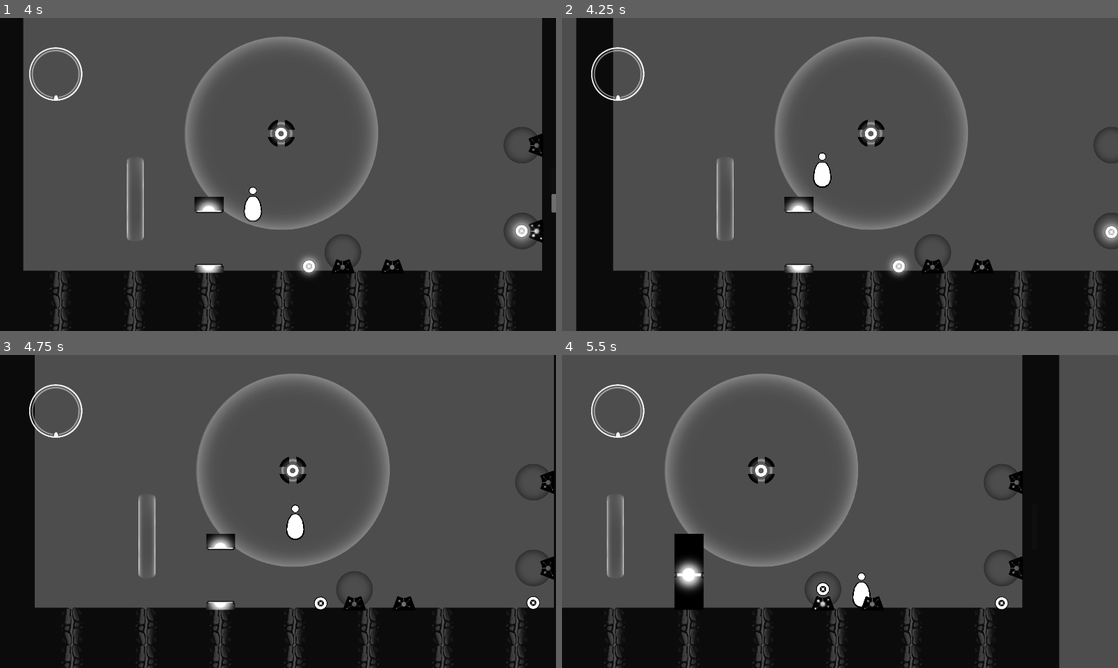
Above: before the commit, frames 1-4 (two rows, left to right).
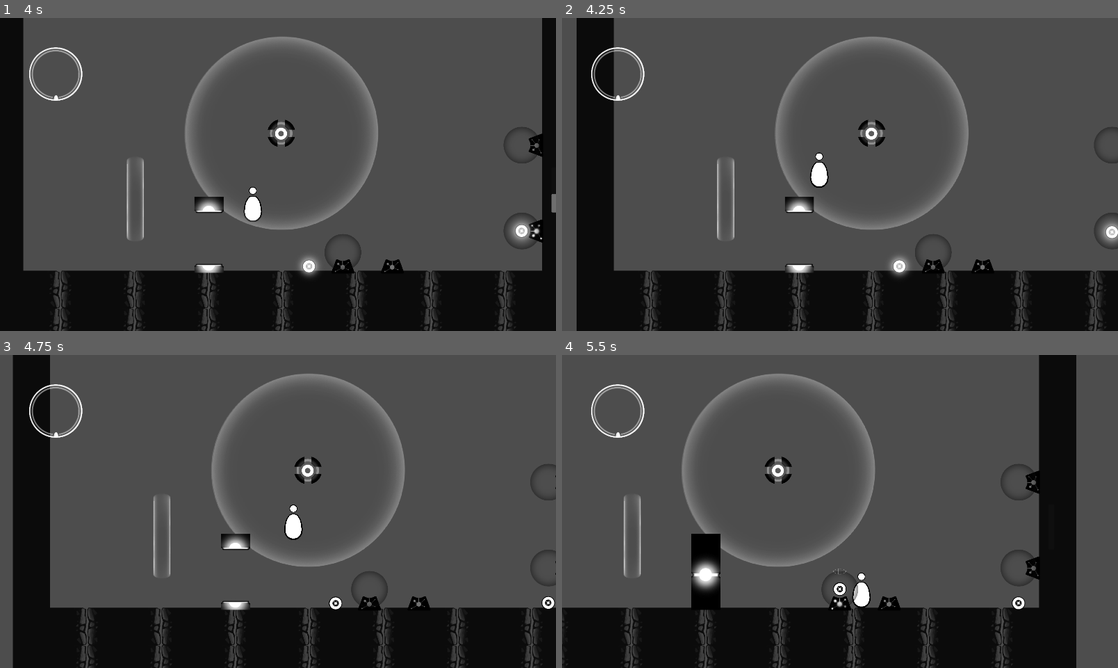
Above: after the commit, the same moments.

Repository: Lukko-Digital/upwell
Game: Godot game, scene res://src/levels/sandbox.tscn
Same seed, same stepped clock (60 frames per second), same inputs: the game is played once before the commit and once after it.
Inputs (mouse positions are in pixels of both pictures, inside the frame that each line leads up to):
- Up to frame 1 (4 s): move the mouse to (250, 237) at 0.52 s; hold E (interact) 0.53-1.28 s; hold D (right) 0.53-2.03 s; click (250, 237) at 0.67 s; tap Space (jump) at 0.77, 1.52, 3.02, 3.77 s; move the mouse to (444, 221) at 1.27 s; tap Shift (orbit) at 1.35 s; move the mouse to (111, 127) at 2.02 s; press the mouse at (111, 127) at 2.03 s; hold A (left) from 2.03 s (still down); move the mouse to (305, 174) at 2.77 s; release the mouse at (305, 174) at 2.78 s; tap E (interact) at 2.85 s; click (305, 174) at 2.92 s; move the mouse to (194, 96) at 3.52 s; hold Shift (orbit) from 3.53 s (still down)
- Up to frame 2 (4.25 s): keep holding A (left); keep holding Shift (orbit)
- Up to frame 3 (4.75 s): move the mouse to (400, 495) at 4.27 s; release A (left) at 4.28 s; release Shift (orbit) at 4.28 s; hold D (right) from 4.28 s (still down); click (400, 495) at 4.35 s; tap Space (jump) at 4.52 s
- Up to frame 4 (5.5 s): keep holding D (right); move the mouse to (728, 527) at 5.02 s; hold E (interact) from 5.03 s (still down); click (728, 527) at 5.17 s

Frame 1 is identical in both runs. In frame 2, 1.4% of the frame differs, in the area x 2-100%, y 0-100%; in frame 3, 14%; in frame 4, 16%, in the area x 0-93%, y 0-100%.

Commit message:
tweak door hitbox

Diff:
--- a/src/level_elements/powered_objects/door.tscn
+++ b/src/level_elements/powered_objects/door.tscn
@@ -3,13 +3,13 @@
 [ext_resource type="Script" path="res://src/powered_objects/door.gd" id="1_0nxxg"]
 [ext_resource type="Texture2D" uid="uid://sk76how7sexv" path="res://assets/mvp3_assets/door-sheet.png" id="1_3japl"]
 
-[sub_resource type="RectangleShape2D" id="RectangleShape2D_japgw"]
-size = Vector2(202, 281)
+[sub_resource type="RectangleShape2D" id="RectangleShape2D_m8d3s"]
+size = Vector2(198, 106)
 
-[sub_resource type="RectangleShape2D" id="RectangleShape2D_gud1v"]
-size = Vector2(202, 242)
+[sub_resource type="RectangleShape2D" id="RectangleShape2D_wsfjk"]
+size = Vector2(198, 520)
 
-[sub_resource type="Animation" id="Animation_063oh"]
+[sub_resource type="Animation" id="Animation_fg0ck"]
 resource_name = "closed"
 tracks/0/type = "value"
 tracks/0/imported = false
@@ -26,26 +26,26 @@
 tracks/1/type = "value"
 tracks/1/imported = false
 tracks/1/enabled = true
-tracks/1/path = NodePath("Top:position")
+tracks/1/path = NodePath("StaticBody2D/Open:disabled")
 tracks/1/interp = 1
 tracks/1/loop_wrap = true
 tracks/1/keys = {
 "times": PackedFloat32Array(0),
 "transitions": PackedFloat32Array(1),
-"update": 0,
-"values": [Vector2(0, 0)]
+"update": 1,
+"values": [true]
 }
 tracks/2/type = "value"
 tracks/2/imported = false
 tracks/2/enabled = true
-tracks/2/path = NodePath("Bottom:position")
+tracks/2/path = NodePath("StaticBody2D/Closed:disabled")
 tracks/2/interp = 1
 tracks/2/loop_wrap = true
 tracks/2/keys = {
 "times": PackedFloat32Array(0),
 "transitions": PackedFloat32Array(1),
-"update": 0,
-"values": [Vector2(0, 0)]
+"update": 1,
+"values": [false]
 }
 
 [sub_resource type="Animation" id="Animation_73gdw"]
@@ -65,31 +65,31 @@
 tracks/1/type = "value"
 tracks/1/imported = false
 tracks/1/enabled = true
-tracks/1/path = NodePath("Top:position")
+tracks/1/path = NodePath("StaticBody2D/Open:disabled")
 tracks/1/interp = 1
 tracks/1/loop_wrap = true
 tracks/1/keys = {
 "times": PackedFloat32Array(0),
 "transitions": PackedFloat32Array(1),
-"update": 0,
-"values": [Vector2(0, -173)]
+"update": 1,
+"values": [false]
 }
 tracks/2/type = "value"
 tracks/2/imported = false
 tracks/2/enabled = true
-tracks/2/path = NodePath("Bottom:position")
+tracks/2/path = NodePath("StaticBody2D/Closed:disabled")
 tracks/2/interp = 1
 tracks/2/loop_wrap = true
 tracks/2/keys = {
 "times": PackedFloat32Array(0),
 "transitions": PackedFloat32Array(1),
-"update": 0,
-"values": [Vector2(0, 183)]
+"update": 1,
+"values": [true]
 }
 
 [sub_resource type="AnimationLibrary" id="AnimationLibrary_ecr6j"]
 _data = {
-"closed": SubResource("Animation_063oh"),
+"closed": SubResource("Animation_fg0ck"),
 "open": SubResource("Animation_73gdw")
 }
 
@@ -101,19 +101,16 @@
 texture = ExtResource("1_3japl")
 hframes = 2
 
-[node name="Top" type="StaticBody2D" parent="."]
+[node name="StaticBody2D" type="StaticBody2D" parent="."]
 collision_mask = 0
 
-[node name="Top" type="CollisionShape2D" parent="Top"]
-position = Vector2(0, -121.5)
-shape = SubResource("RectangleShape2D_japgw")
+[node name="Open" type="CollisionShape2D" parent="StaticBody2D"]
+position = Vector2(0, -207)
+shape = SubResource("RectangleShape2D_m8d3s")
+disabled = true
 
-[node name="Bottom" type="StaticBody2D" parent="."]
-collision_mask = 0
-
-[node name="Bottom" type="CollisionShape2D" parent="Bottom"]
-position = Vector2(0, 140)
-shape = SubResource("RectangleShape2D_gud1v")
+[node name="Closed" type="CollisionShape2D" parent="StaticBody2D"]
+shape = SubResource("RectangleShape2D_wsfjk")
 
 [node name="AnimationPlayer" type="AnimationPlayer" parent="."]
 libraries = {
